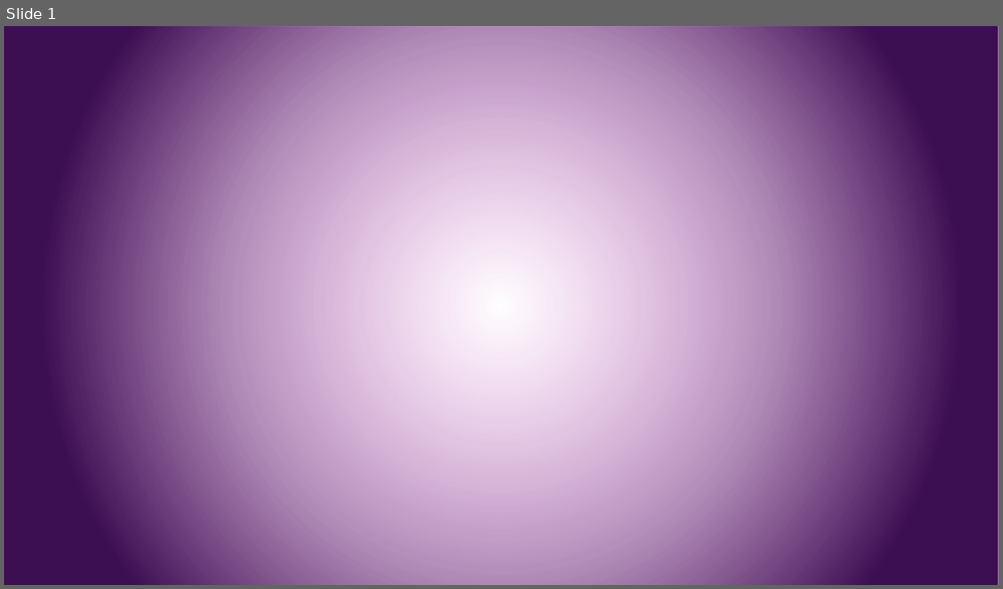
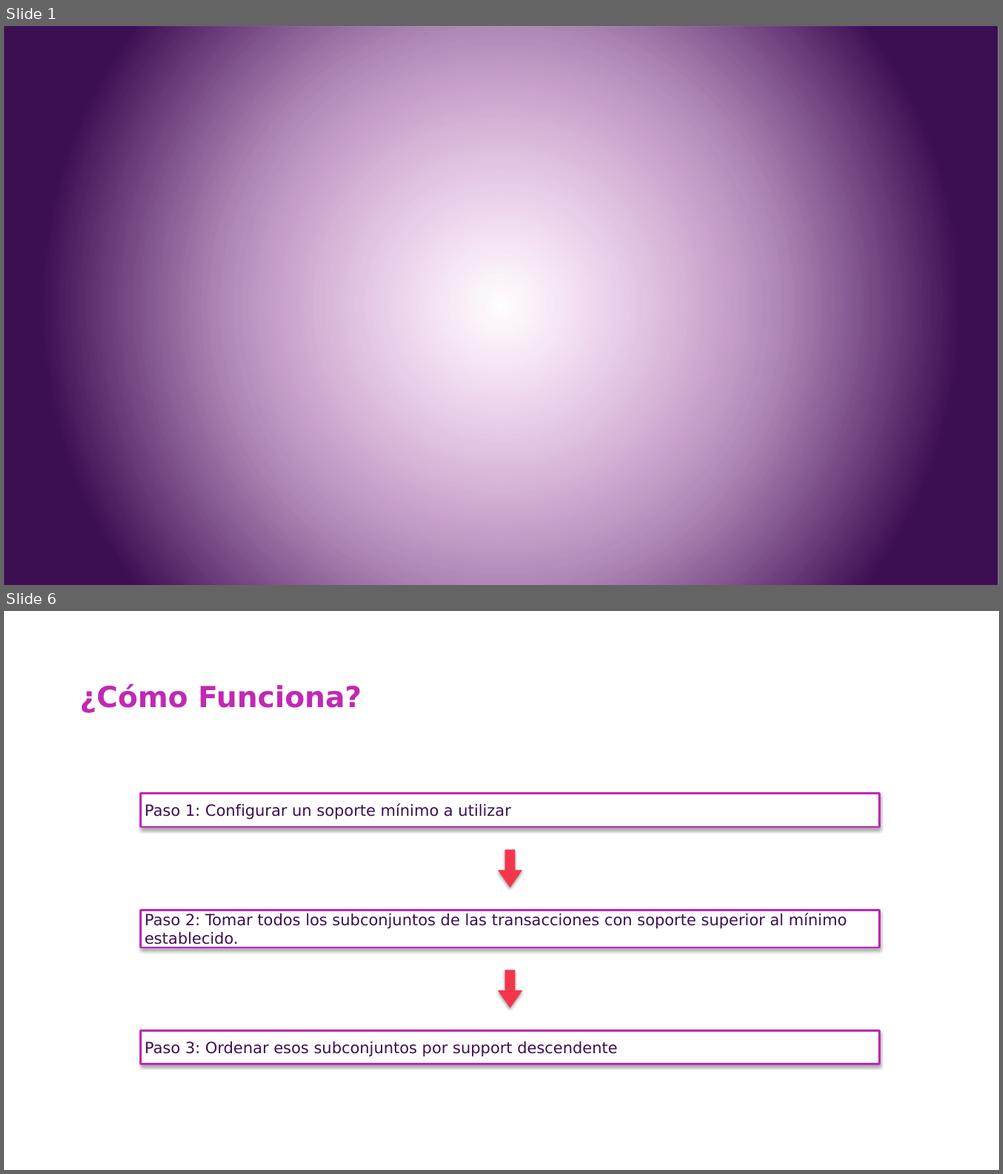
Before and after one commit to csameshiman/Axity_Curso_ML_2023, a slide deck: Diapositivas/Parte 05.Association Rule/Sección 05.2.Eclat/Eclat.pptx. Shown one above the other, each under a label of ours: slide 1 before the commit, slides 1 and 6 after it; the slides between them are not shown. The pictures are 1003x589 and 1003x1174 pixels, drawn with LibreOffice and Linux fonts; fonts in the diff are those of the drawing; background and template pictures are left out. Boxes give left, top, right and bottom in pixels: in the first picture for what was removed or moved away, otherwise in the second. Text is boxed around its words. In the diff, an @@ line names an element or a change of style, - is before the commit and + after.

```diff
--- a/Diapositivas/Parte 05.Association Rule/Sección 05.2.Eclat/Eclat.pptx
+++ b/Diapositivas/Parte 05.Association Rule/Sección 05.2.Eclat/Eclat.pptx
@@ slide 6 added at <box>4,611,999,1170</box>, background picture (left out) @@
@@ title added at <box>79,684,361,713</box>, 28 pt, text #C228B4, bold @@
+¿Cómo Funciona?
@@ rectangle added at <box>141,794,879,827</box>, fill #FFFFFF, outline #C026B7 2 pt @@
@@ text added at <box>145,803,510,820</box>, 15 pt, text #3C0F53 @@
+Paso 1: Configurar un soporte mínimo a utilizar
@@ right arrow added at <box>498,850,523,888</box>, fill #F4364C @@
@@ rectangle added at <box>141,910,879,948</box>, fill #FFFFFF, outline #C026B7 2 pt @@
@@ text added at <box>145,913,847,948</box>, 15 pt, text #3C0F53 @@
+Paso 2: Tomar todos los subconjuntos de las transacciones con soporte superior al mínimo establecido.
@@ right arrow added at <box>498,971,523,1008</box>, fill #F4364C @@
@@ rectangle added at <box>141,1031,879,1065</box>, fill #FFFFFF, outline #C026B7 2 pt @@
@@ text added at <box>145,1042,617,1057</box>, 15 pt, text #3C0F53 @@
+Paso 3: Ordenar esos subconjuntos por support descendente
```
Also in this commit, not shown: 11 other slides added, 47 slides removed.
